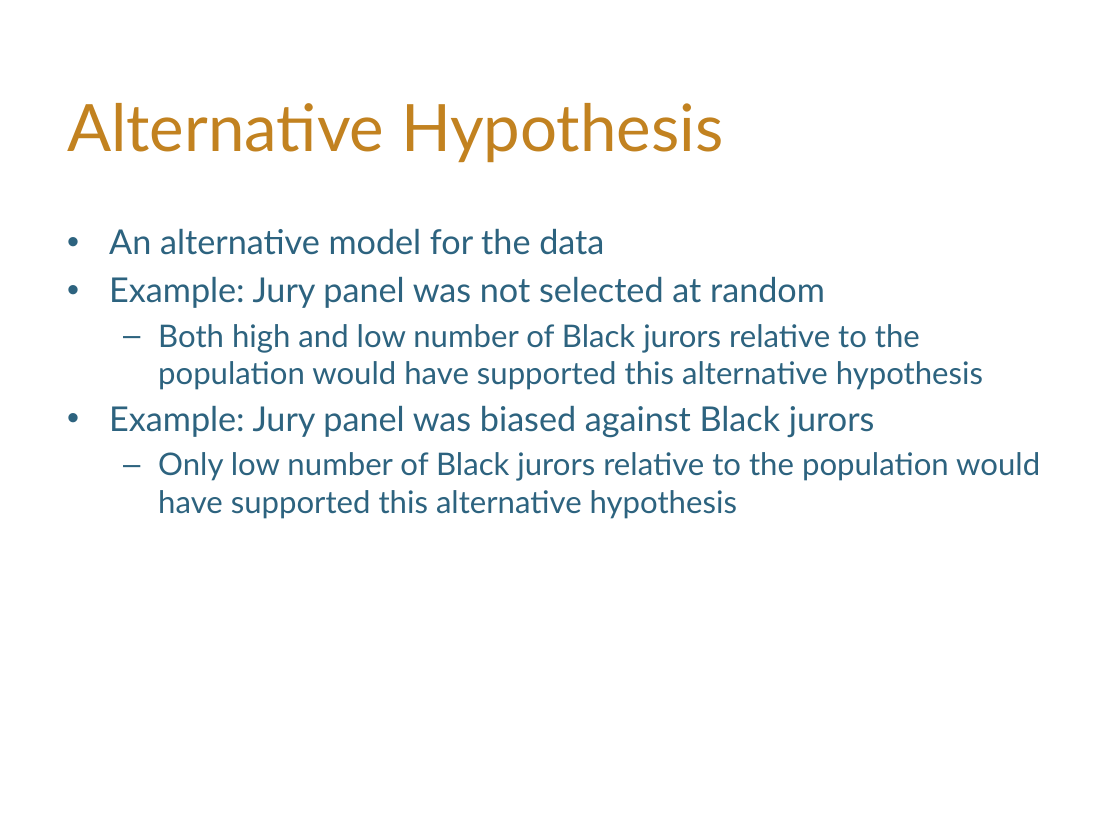
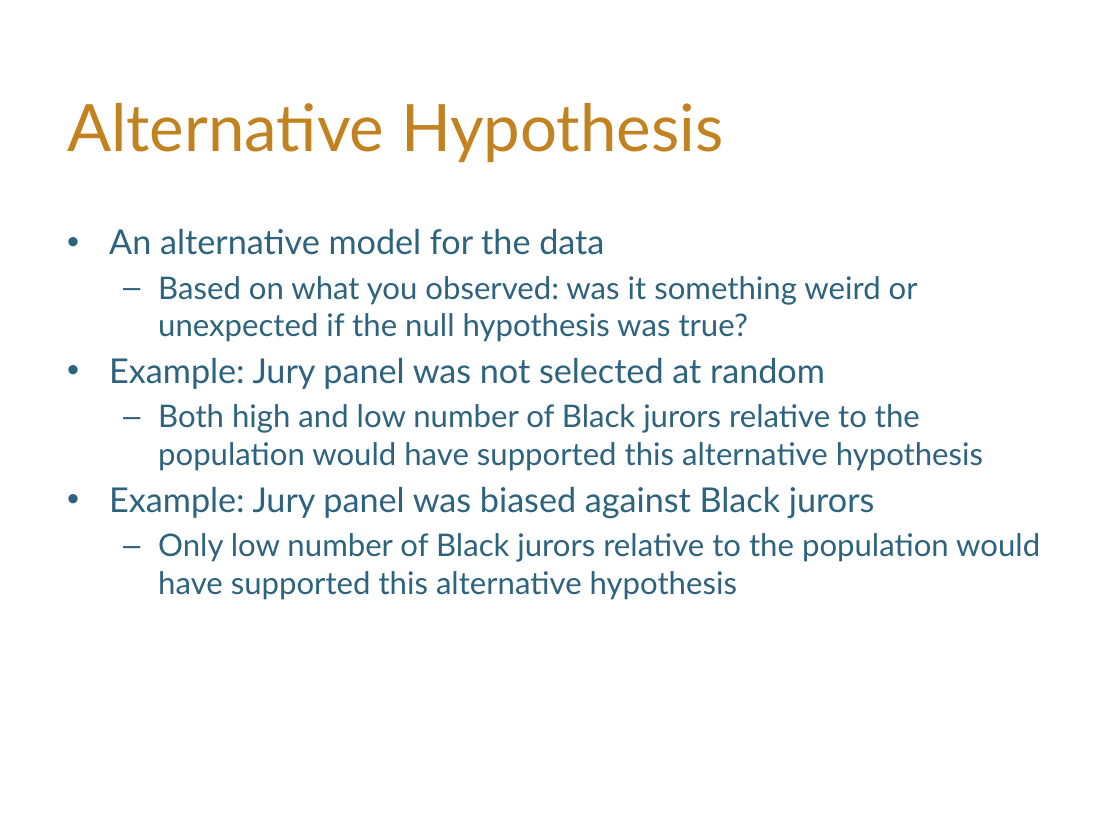
Before and after one commit to hLuo27/teaching, a slide deck: slide 5 of data8/slides/lab6.pptx. Drawn at 1120x840 pixels with LibreOffice and Linux fonts; fonts in the diff are those of the drawing; background and template pictures are left out. Boxes give left, top, right and bottom in pixels: in the first picture for what was removed or moved away, otherwise in the second. Text is boxed around its words. In the diff, an @@ line names an element or a change of style, - is before the commit and + after.

```diff
--- a/data8/slides/lab6.pptx
+++ b/data8/slides/lab6.pptx
@@ text at [158, 276, 918, 342]: paragraph added @@
+  – Based on what you observed: was it something weird or unexpected if the null hypothesis was true?
```
Also in this commit, not shown: 2 other slides changed, 2 slides added, 2 slides removed, 1 other file.
